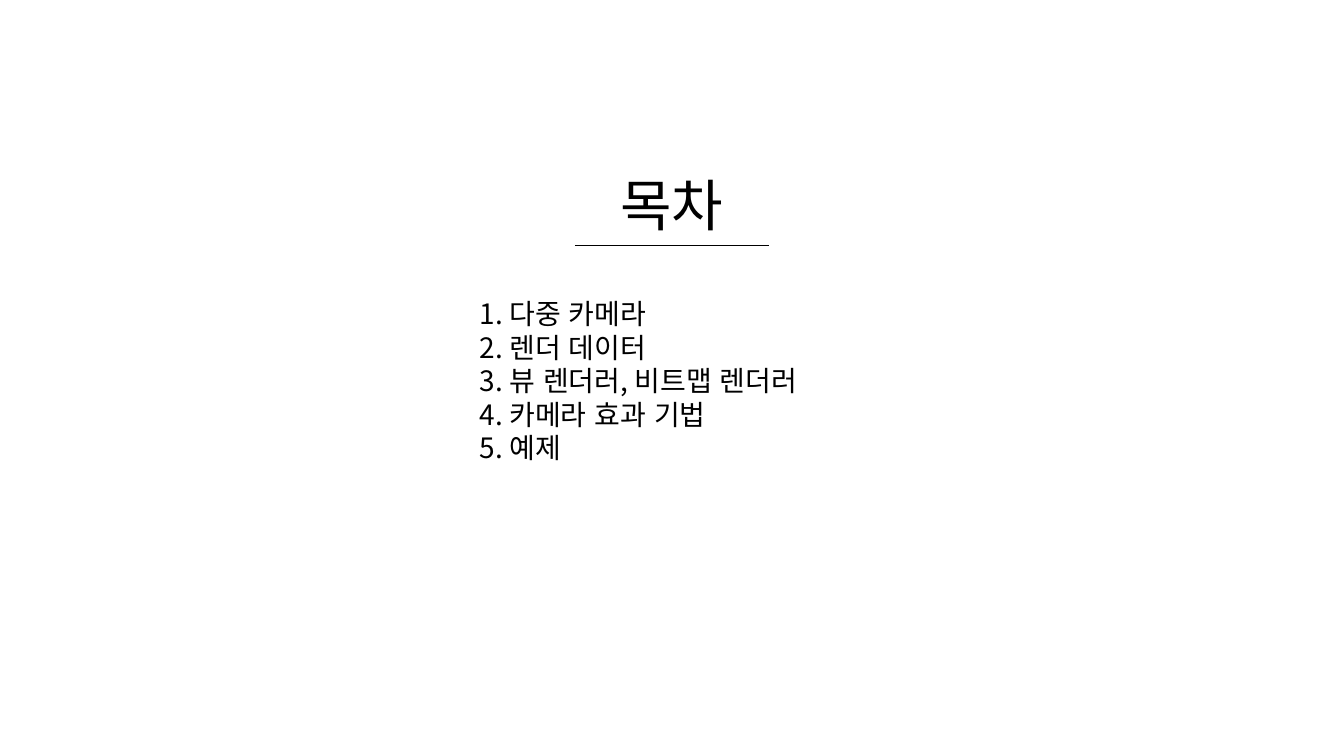
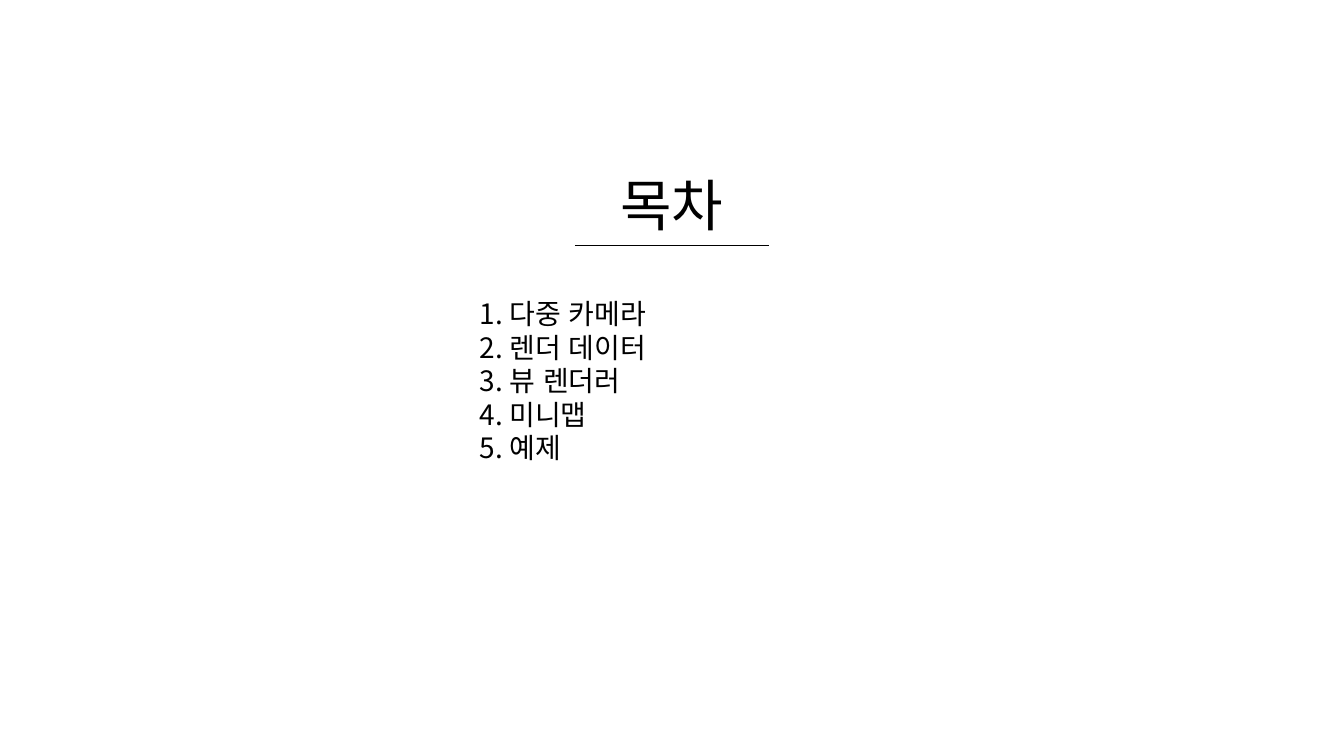
Before and after one commit to WooLyung/2021-RG-Lecture, a slide deck: slide 2 of 수업 자료/10 - RG 엔진 심화.pptx. Drawn at 1344x756 pixels with LibreOffice and Linux fonts; fonts in the diff are those of the drawing. Boxes give left, top, right and bottom in pixels: in the first picture for what was removed or moved away, otherwise in the second. Text is boxed around its words. In the diff, an @@ line names an element or a change of style, - is before the commit and + after.

```diff
--- a/수업 자료/10 - RG 엔진 심화.pptx
+++ b/수업 자료/10 - RG 엔진 심화.pptx
@@ text at (x1=480, y1=367, x2=620, y2=428): text changed @@
-3. 뷰 렌더러, 비트맵 렌더러
-4. 카메라 효과 기법
+3. 뷰 렌더러
+4. 미니맵
```
Also in this commit, not shown: 5 other files.
